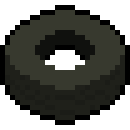
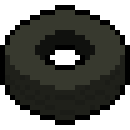
Layer changes from the first (130, 130) image to the second:
painted on "Arrière-plan" over box(45, 60, 85, 70)
